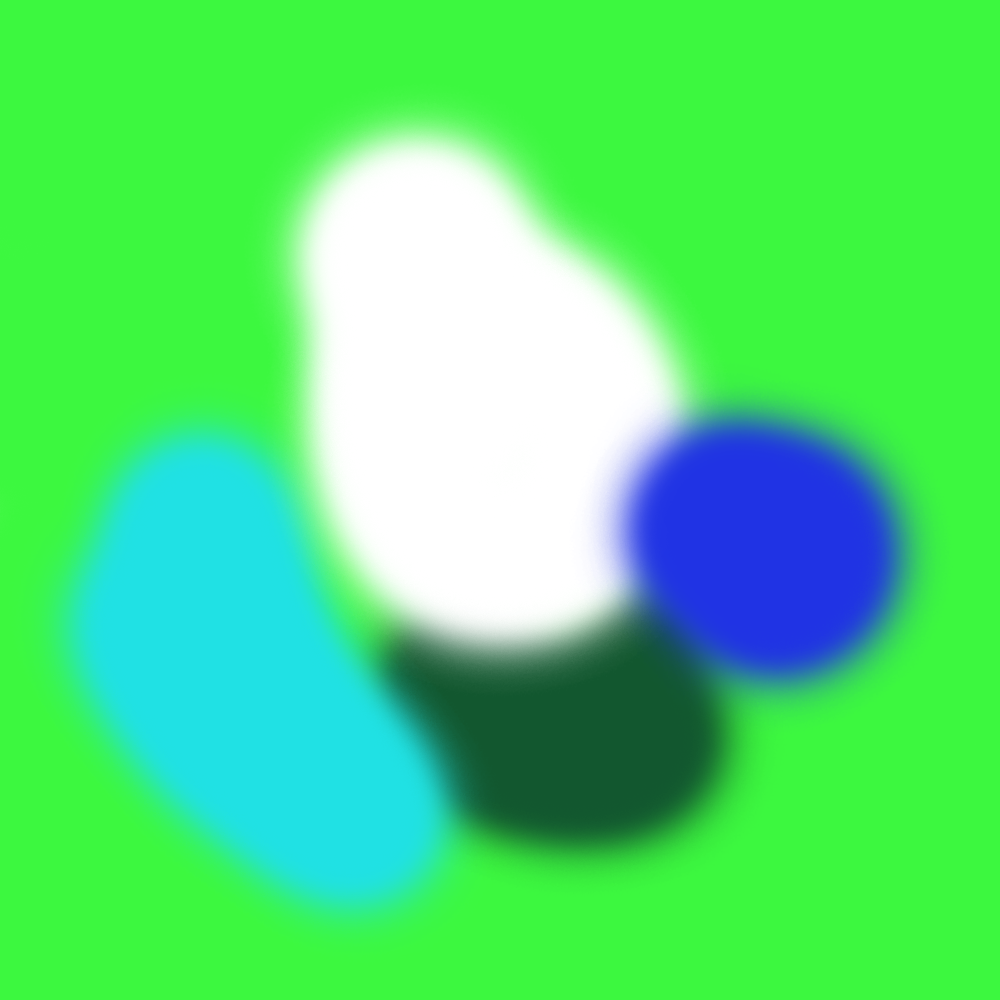
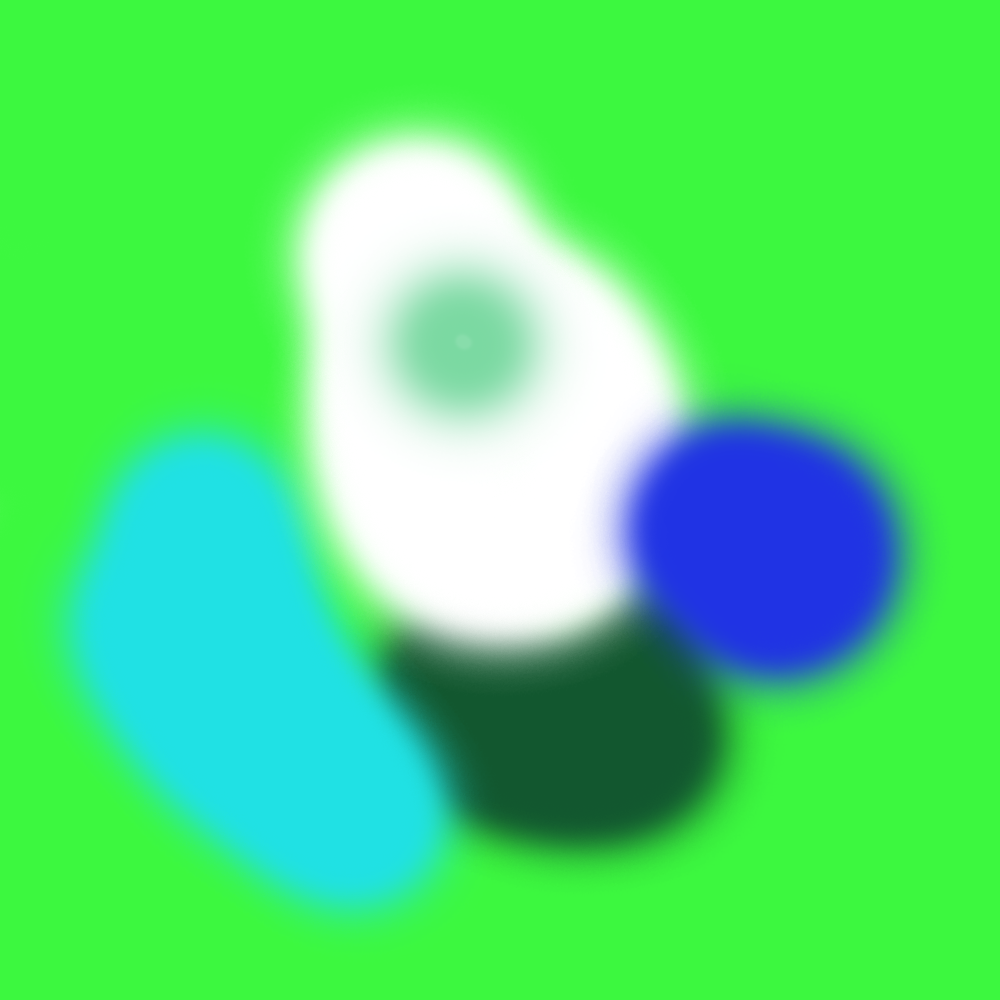
Layered file, before and after one edit (w=1000, h=1000). Changes by layer:
added layer "山頂" above "妖怪の山" over (334, 213, 594, 474)
